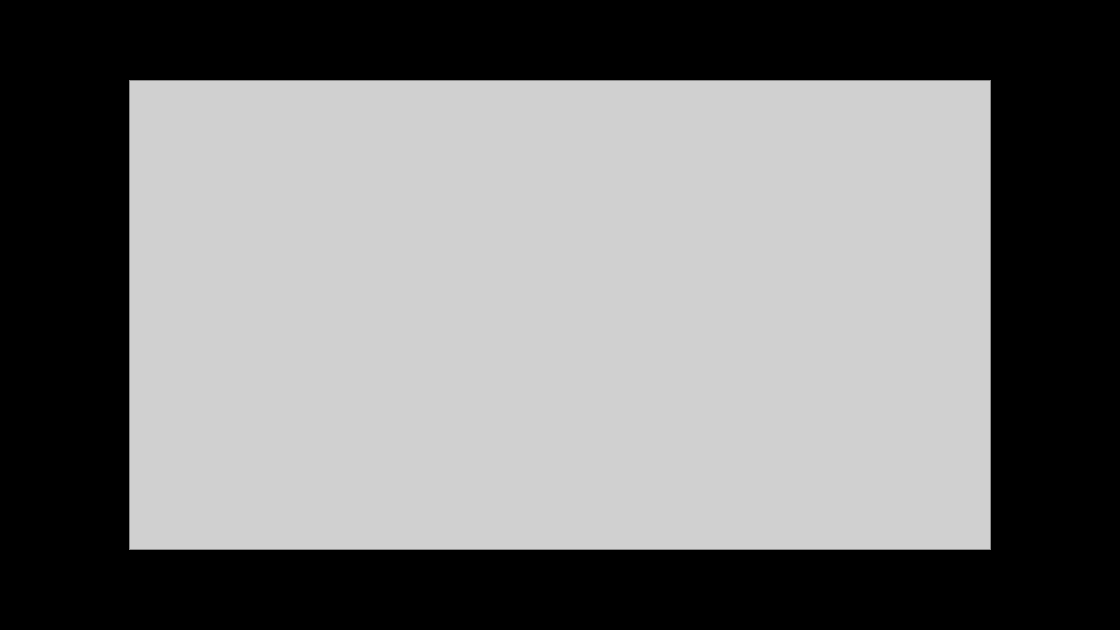
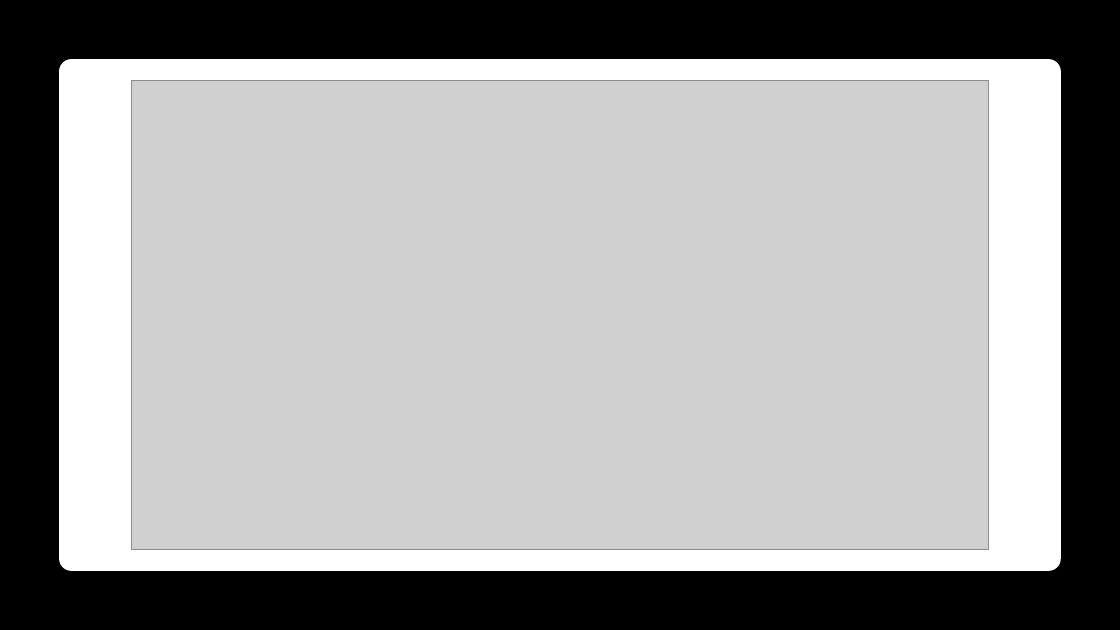
Before and after one commit to zxytan/IIB_Project, a slide deck: slide 4 of Michaelmas Presenation.pptx. Drawn at 1120x630 pixels with LibreOffice and Linux fonts; fonts in the diff are those of the drawing; grey boxes stand for pictures; background and template pictures are left out. Boxes give left, top, right and bottom in pixels: in the first picture for what was removed or moved away, otherwise in the second. Text is boxed around its words. In the diff, an @@ line names an element or a change of style, - is before the commit and + after.

```diff
--- a/Michaelmas Presenation.pptx
+++ b/Michaelmas Presenation.pptx
@@ rounded rectangle added at (59,59,1061,571), fill #FFFFFF @@
```
Also in this commit, not shown: 4 other slides changed, 2 slides added, 3 other files.
